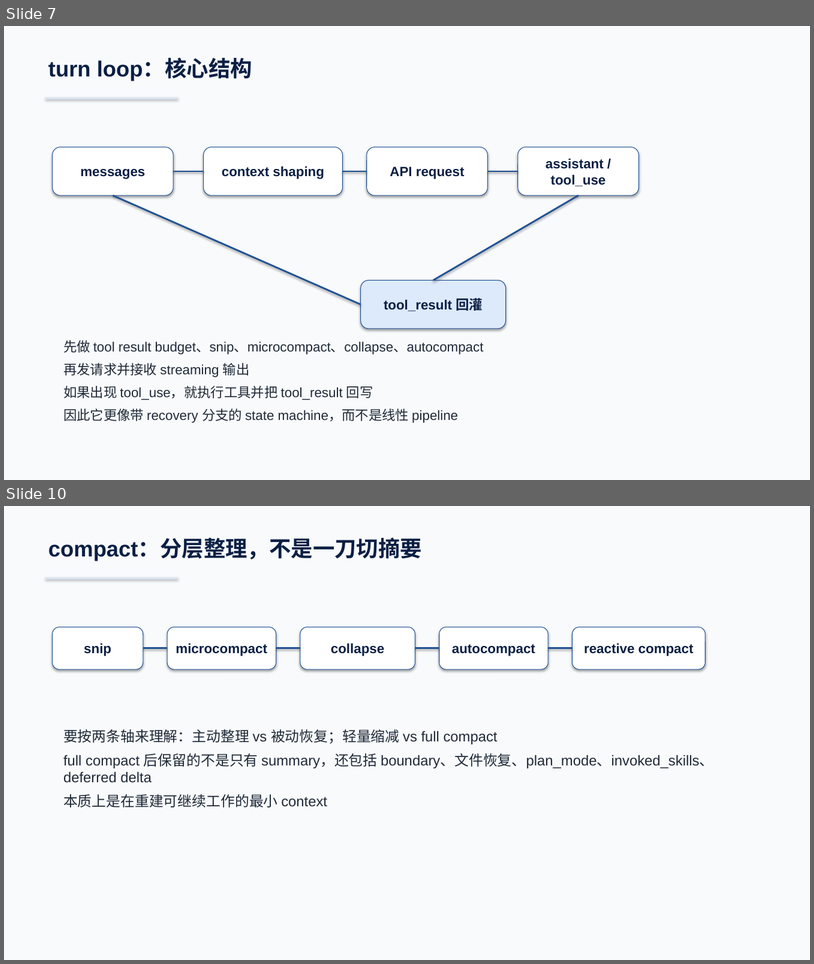
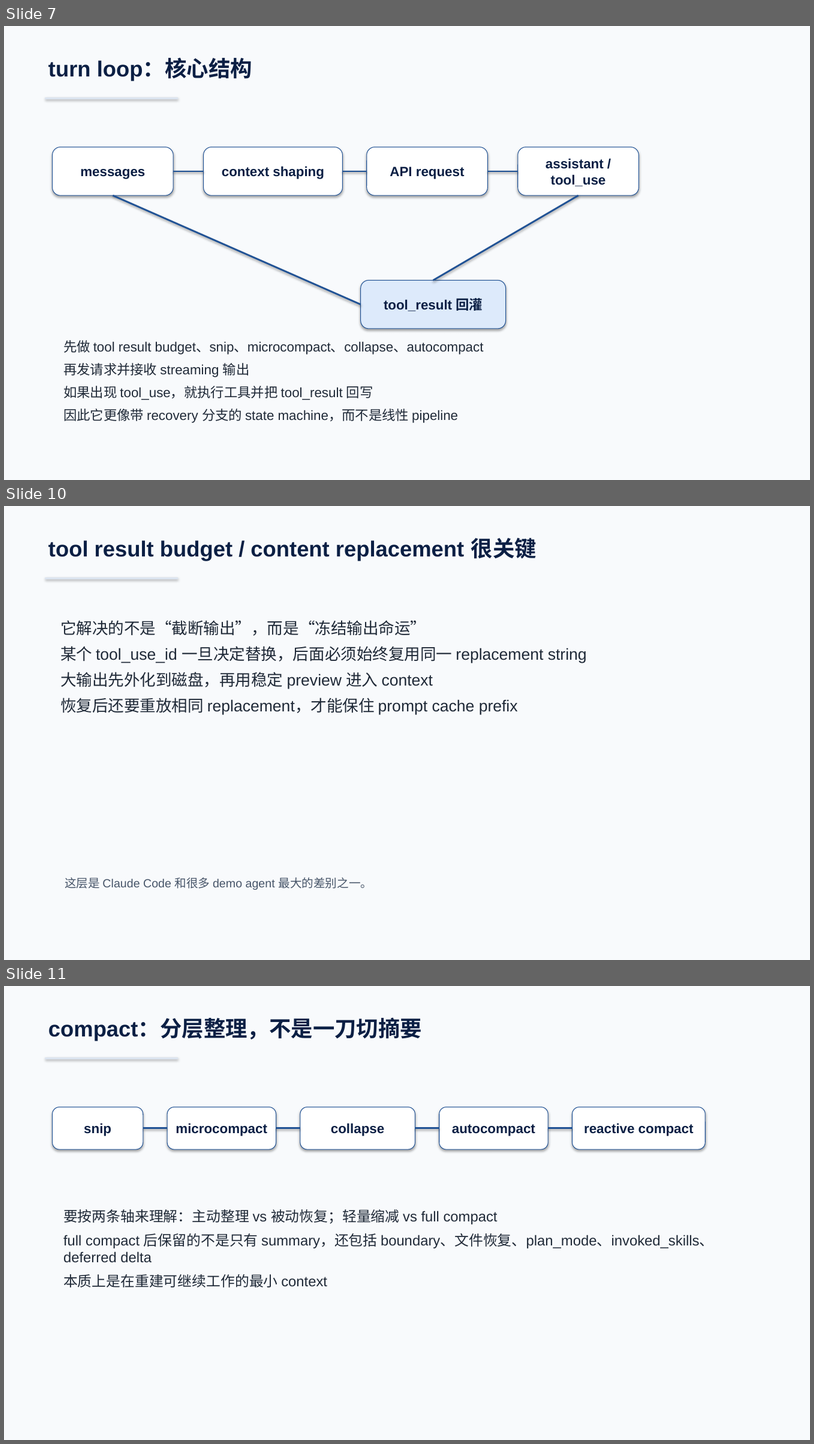
Before and after one commit to boboliu-1010/ccode, a slide deck: docs/zh/00-代码总览与运行时走读-WPS兼容版.pptx. Shown one above the other, each under a label of ours: slides 7 and 10 before the commit, slides 7, 10 and 11 after it; the slides between them are not shown. The pictures are 814x964 and 814x1444 pixels, drawn with LibreOffice and Linux fonts; fonts in the diff are those of the drawing. Boxes give left, top, right and bottom in pixels: in the first picture for what was removed or moved away, otherwise in the second. Text is boxed around its words. In the diff, an @@ line names an element or a change of style, - is before the commit and + after.

```diff
--- a/docs/zh/00-代码总览与运行时走读-WPS兼容版.pptx
+++ b/docs/zh/00-代码总览与运行时走读-WPS兼容版.pptx
@@ slide 10 added at box(4, 506, 810, 960), background #F8FAFC @@
@@ text added at box(48, 538, 537, 561), 26 pt, text #0B1F44, bold @@
+tool result budget / content replacement 很关键
@@ rectangle added at box(45, 577, 178, 579), fill #DBE4F0 @@
@@ text added at box(60, 620, 587, 715), 19 pt, text #1F2937 @@
+它解决的不是“截断输出”，而是“冻结输出命运”
+某个 tool_use_id 一旦决定替换，后面必须始终复用同一 replacement string
+大输出先外化到磁盘，再用稳定 preview 进入 context
+恢复后还要重放相同 replacement，才能保住 prompt cache prefix
@@ text added at box(65, 877, 372, 889), 14 pt, text #475569 @@
+这层是 Claude Code 和很多 demo agent 最大的差别之一。
@@ what was slide 10 is now slide 11 @@
```
Also in this commit, not shown: 2 slides changed, 7 other slides added, 3 slides removed, 1 other file.
